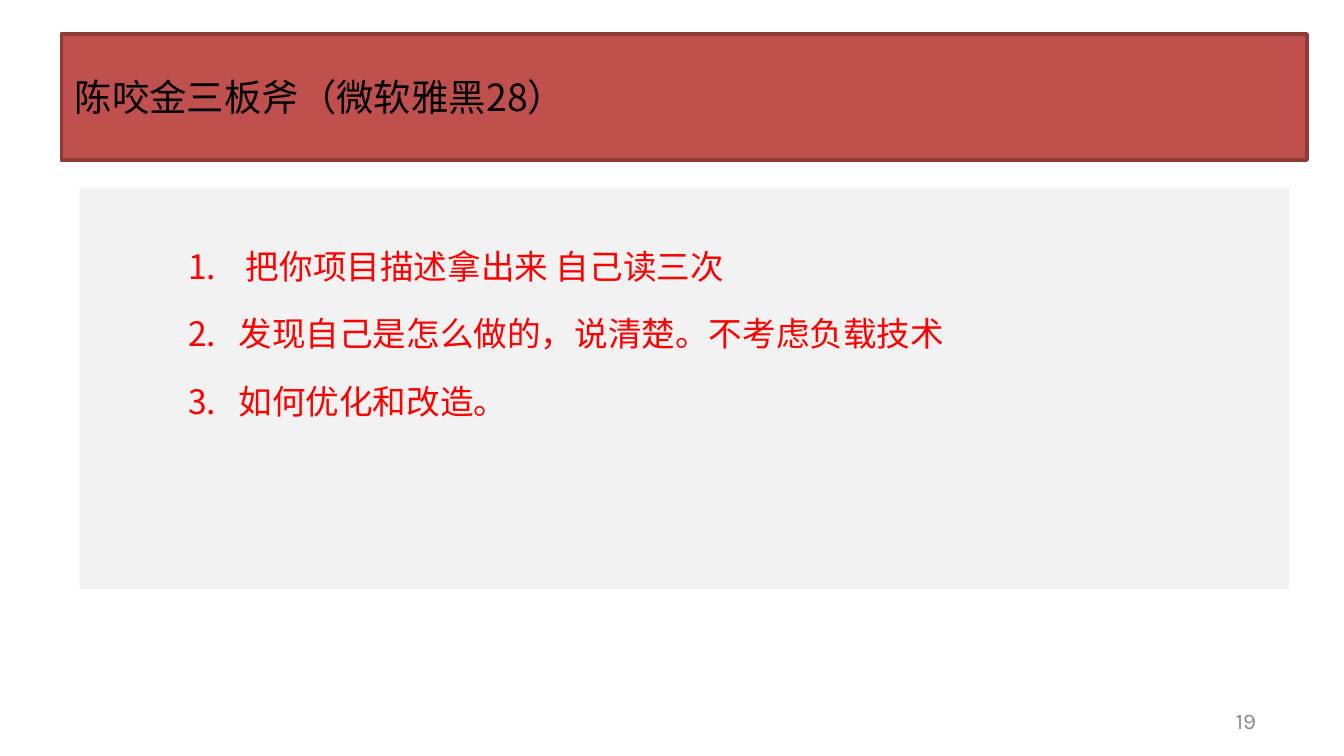
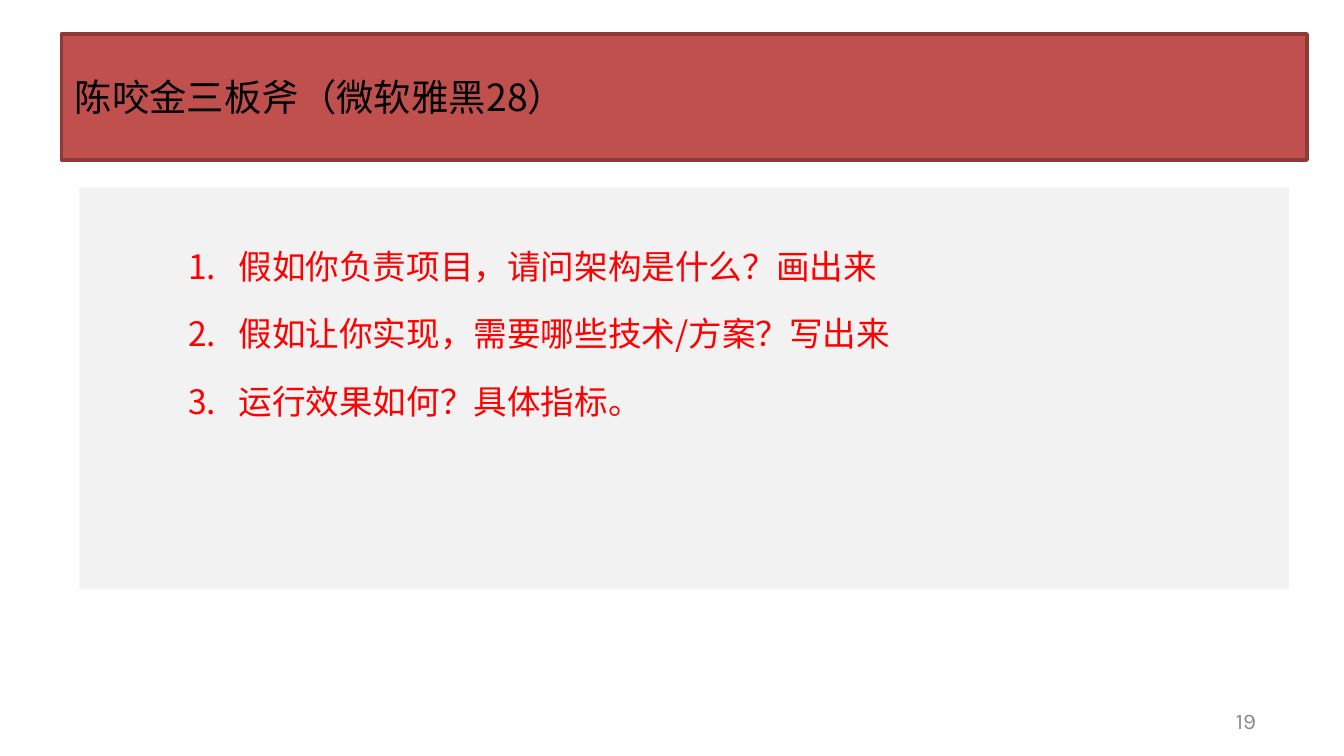
Before and after one commit to wangcy6/weekly, a slide deck: slide 20 of ppt/2020/实战项目_home.pptx. Drawn at 1344x756 pixels with LibreOffice and Linux fonts; fonts in the diff are those of the drawing; background and template pictures are left out. Boxes give left, top, right and bottom in pixels: in the first picture for what was removed or moved away, otherwise in the second. Text is boxed around its words. In the diff, an @@ line names an element or a change of style, - is before the commit and + after.

```diff
--- a/ppt/2020/实战项目_home.pptx
+++ b/ppt/2020/实战项目_home.pptx
@@ text at (x1=238, y1=250, x2=890, y2=417): text changed @@
-1. 把你项目描述拿出来 自己读三次
-2. 发现自己是怎么做的，说清楚。不考虑负载技术
-3. 如何优化和改造。
+1. 假如你负责项目，请问架构是什么？画出来
+2. 假如让你实现，需要哪些技术/方案？写出来
+3. 运行效果如何？具体指标。
```
Also in this commit, not shown: 2 other files.
